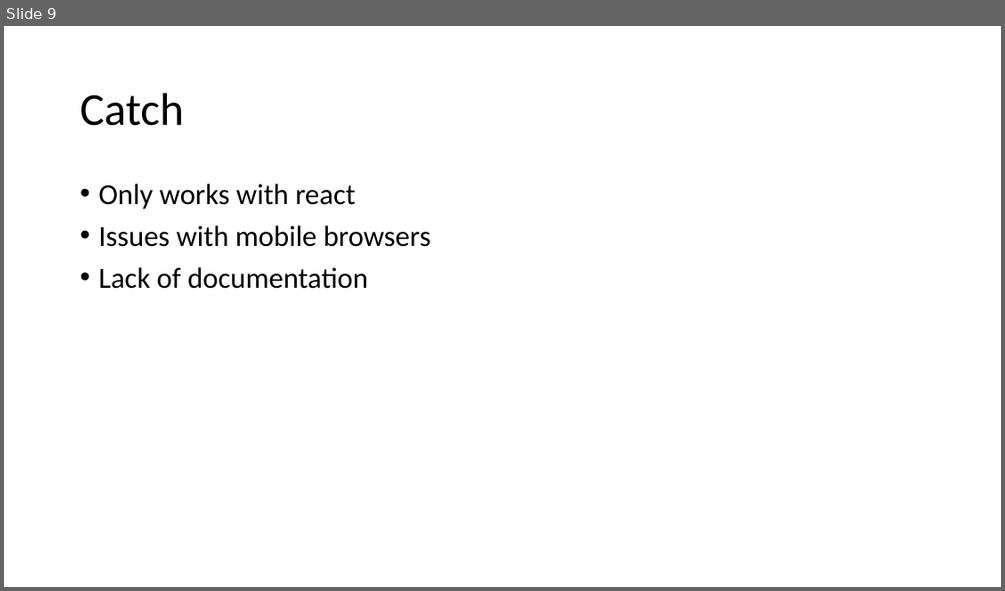
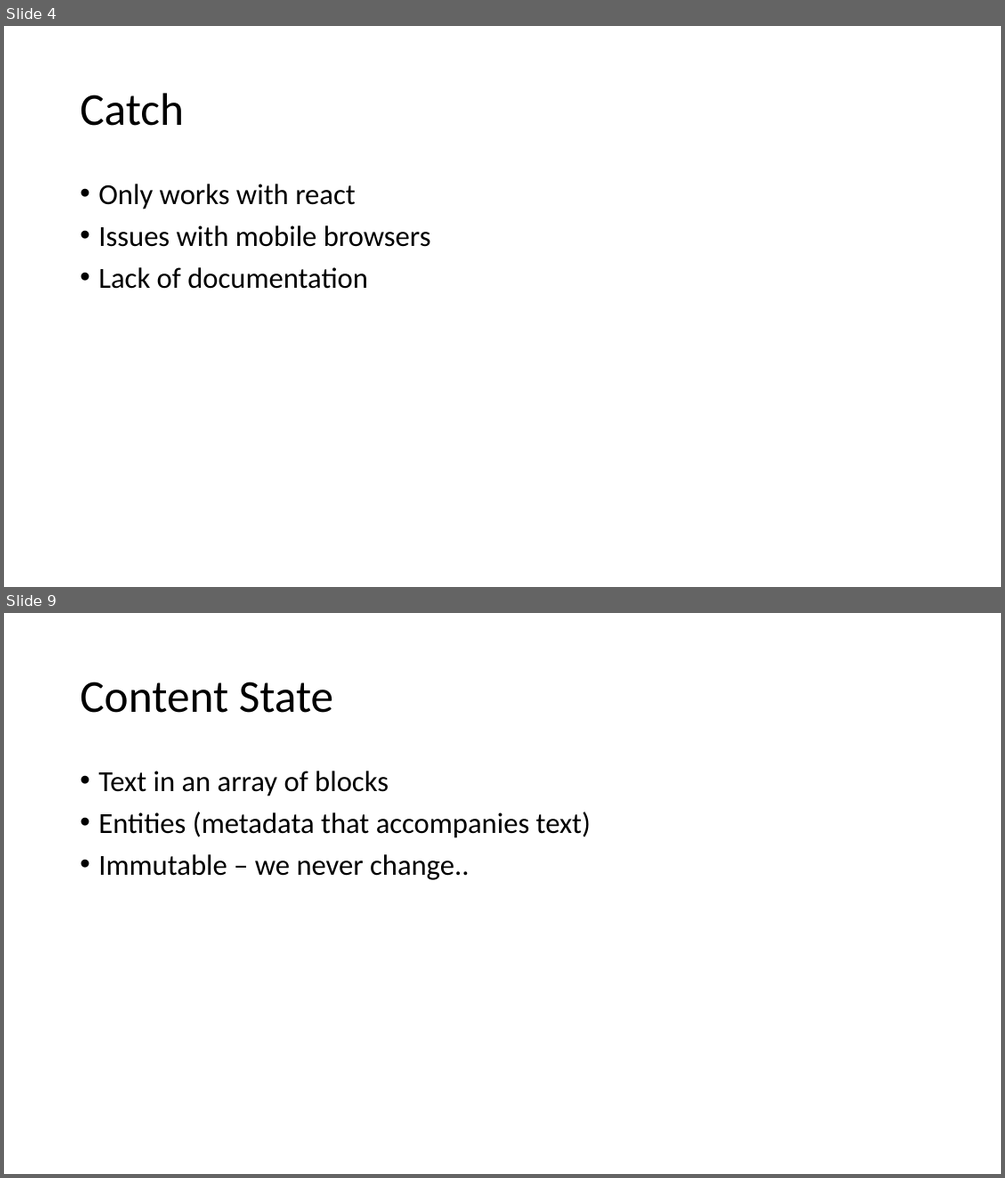
Before and after one commit to Daniel--cai/draft-js-retro, a slide deck: slide.pptx. Shown one above the other, each under a label of ours: slide 9 before the commit, slides 4 and 9 after it; the slides between them are not shown. The pictures are 1005x591 and 1005x1178 pixels, drawn with LibreOffice and Linux fonts; fonts in the diff are those of the drawing. Boxes give left, top, right and bottom in pixels: in the first picture for what was removed or moved away, otherwise in the second. Text is boxed around its words. In the diff, an @@ line names an element or a change of style, - is before the commit and + after.

```diff
--- a/slide.pptx
+++ b/slide.pptx
@@ slide 9 added at <box>4,613,1001,1174</box>, background #FFFFFF @@
@@ title added at <box>80,682,333,713</box>, 44 pt, text #000000 @@
+Content State
@@ text added at <box>98,771,591,880</box>, 28 pt, text #000000 @@
+• Text in an array of blocks
+• Entities (metadata that accompanies text)
+• Immutable – we never change..
@@ what was slide 9 is now slide 4 @@
```
Also in this commit, not shown: 9 slides changed, 4 other slides added, 1 slide removed, 12 other files.
